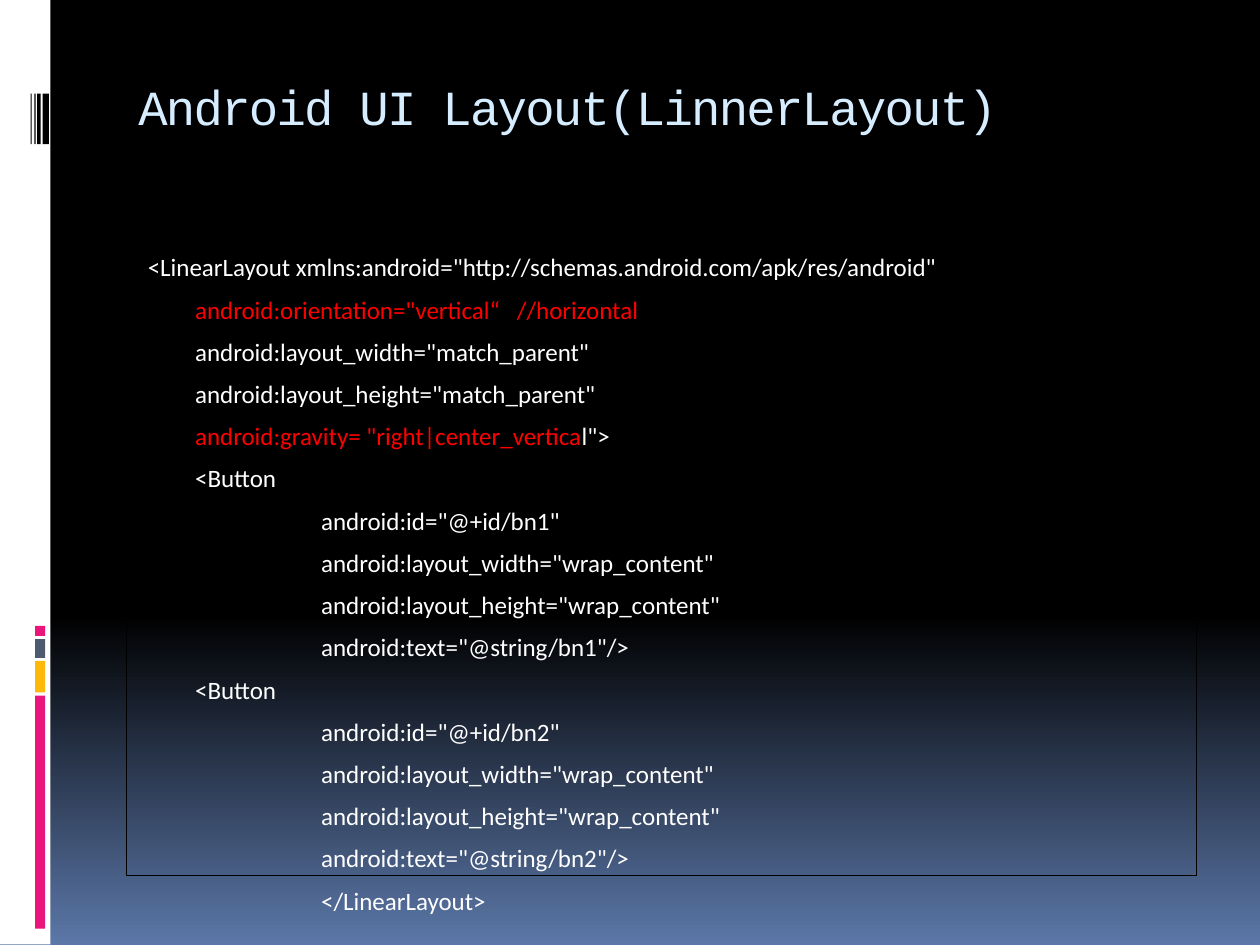
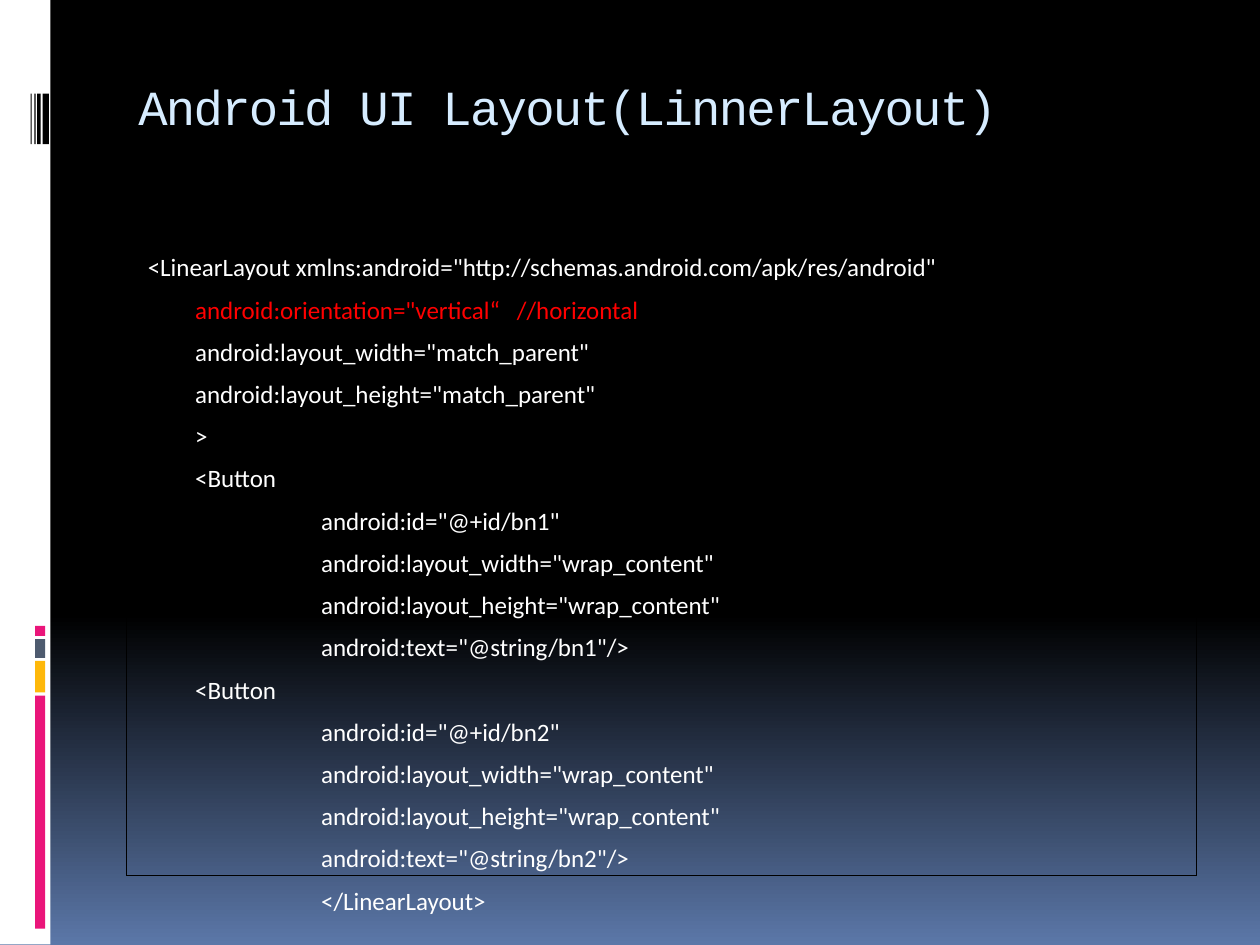
Before and after one commit to Xushlin/Xamarin-For-Android, a slide deck: slide 12 of doc/xamarin android.pptx. Drawn at 1260x945 pixels with LibreOffice and Linux fonts; fonts in the diff are those of the drawing. Boxes give left, top, right and bottom in pixels: in the first picture for what was removed or moved away, otherwise in the second. Text is boxed around its words. In the diff, an @@ line names an element or a change of style, - is before the commit and + after.

```diff
--- a/doc/xamarin android.pptx
+++ b/doc/xamarin android.pptx
@@ text at [195,427,609,450]: text changed; text colour #FF0000 to #FFFFFF @@
-android:gravity= "right|center_vertical">
+>
```
Also in this commit, not shown: 3 other slides changed, 2 other files.
